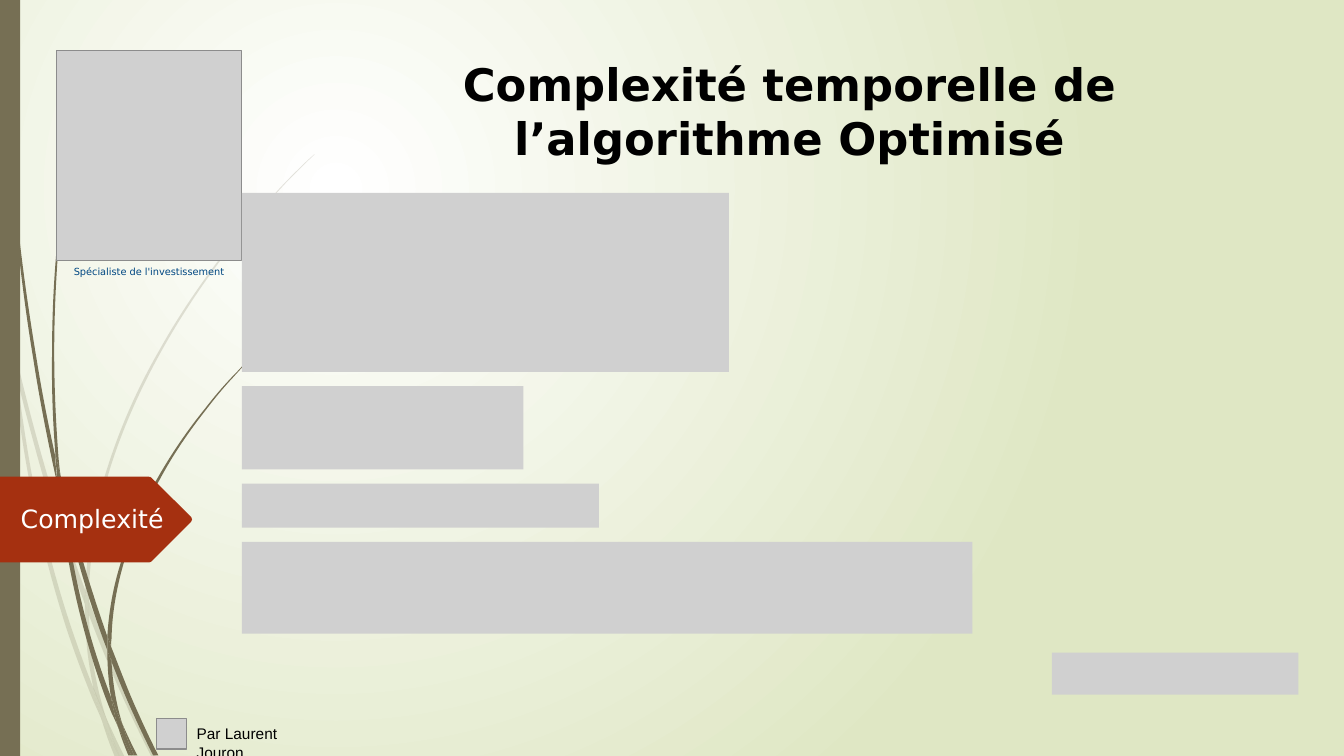
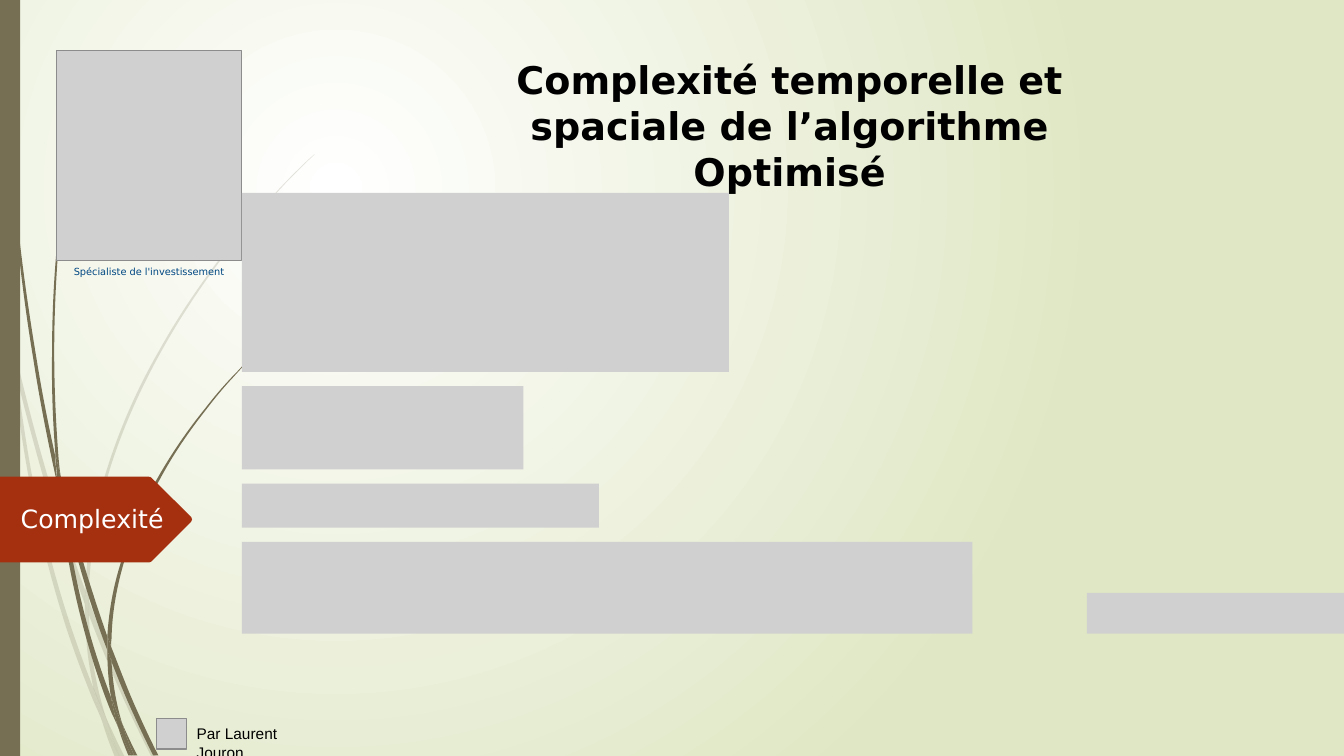
Before and after one commit to LaurentJouron/Python_algo_invest_trade, a slide deck: slide 7 of pptx/algo invest.pptx. Drawn at 1344x756 pixels with LibreOffice and Linux fonts; fonts in the diff are those of the drawing; grey boxes stand for pictures. Boxes give left, top, right and bottom in pixels: in the first picture for what was removed or moved away, otherwise in the second. Text is boxed around its words. In the diff, an @@ line names an element or a change of style, - is before the commit and + after.

```diff
--- a/pptx/algo invest.pptx
+++ b/pptx/algo invest.pptx
@@ subtitle at [516, 63, 1062, 194]: text changed; size 32 to 27.2 pt @@
-Complexité temporelle de l’algorithme Optimisé
+Complexité temporelle et spaciale de l’algorithme Optimisé
@@ picture added at [1087, 593, 1344, 633] @@
@@ picture removed at [1053, 652, 1300, 695] @@
```
Also in this commit, not shown: 1 other file.
